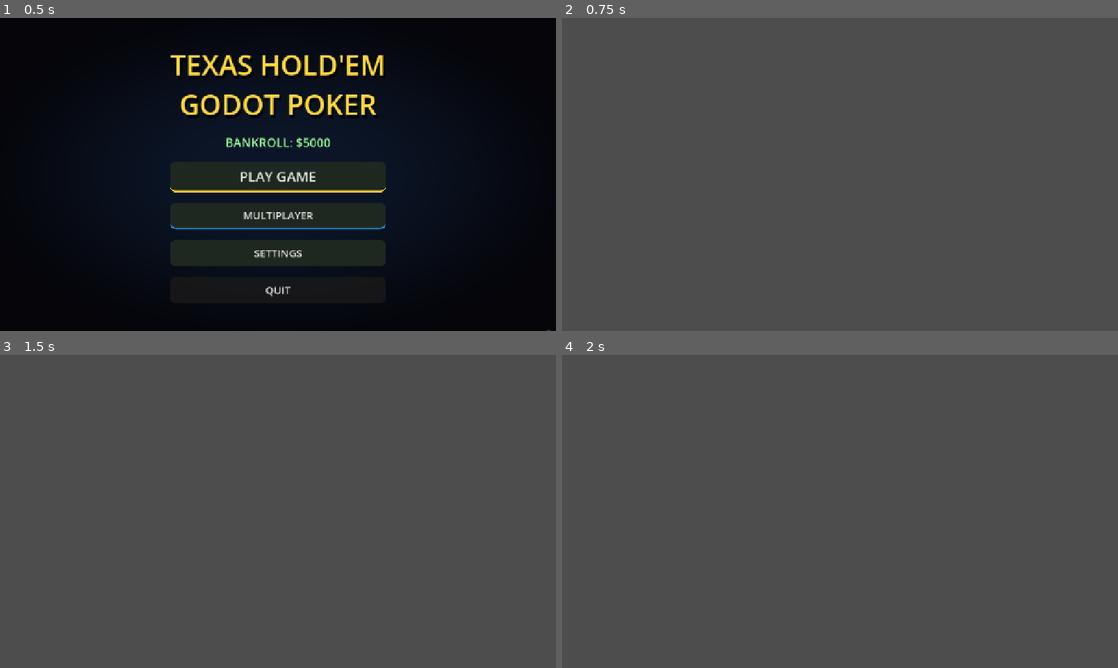
Above: before the commit, frames 1-4 (two rows, left to right).
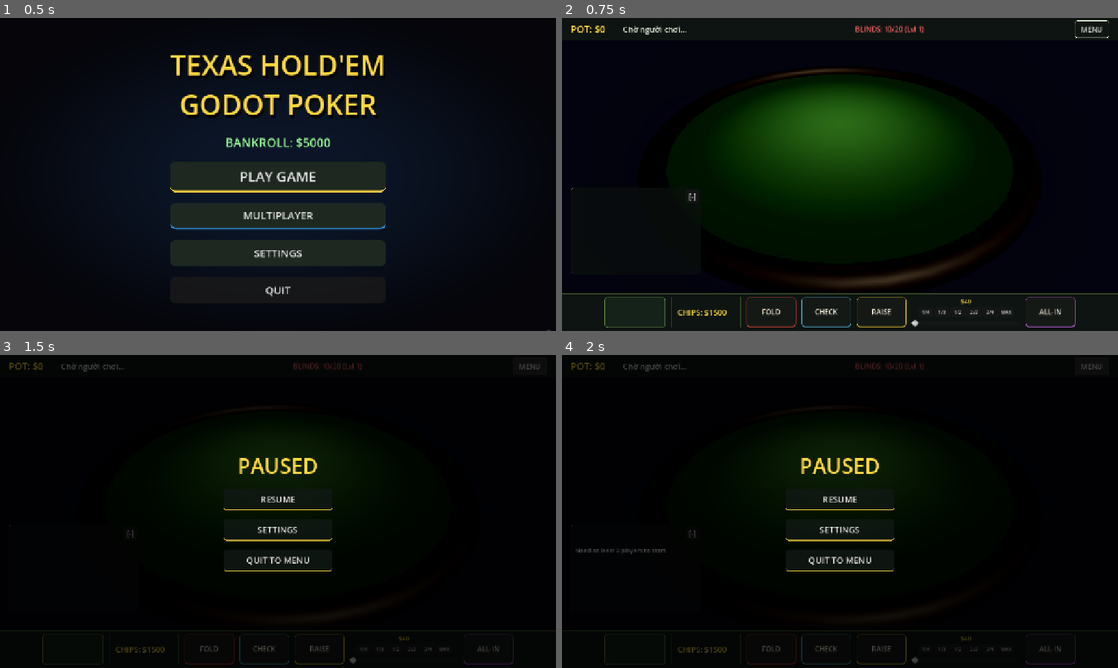
Above: after the commit, the same moments.

Repository: Johnhandsome/poker-godot
Game: Godot game, scene res://scenes/MainMenu.tscn
Same seed, same stepped clock (60 frames per second), same inputs: the game is played once before the commit and once after it.
Inputs (mouse positions are in pixels of both pictures, inside the frame that each line leads up to):
- Up to frame 1 (0.5 s): no input
- Up to frame 2 (0.75 s): click "PLAY GAME" at 0.5 s
- Up to frame 3 (1.5 s): click (528, 367) at 1.25 s, where only the run after the commit has a clickable "MENU"
- Up to frame 4 (2 s): no input

Frame 1 is identical in both runs. In frame 2, 100% of the frame differs, in the area x 0-100%, y 0-100%; in frame 3, 100%; in frame 4, 100%.
Error before the commit: Parse Error: Identifier "human_chips" not declared in the current scope. (res://scripts/visual/table_builder.gd:313)

Commit message:
feat: Update editor configuration and scripts for improved multiplayer functionality and UI enhancements

Diff:
--- a/project.godot
+++ b/project.godot
@@ -25,8 +25,6 @@
 GameManager="*res://scripts/core/game_manager.gd"
 
 [display]
-window/per_pixel_transparency/allowed=false
-window/subwindows/embed_subwindows=true
 
 window/size/viewport_width=1280
 window/size/viewport_height=720
--- a/scripts/core/game_manager.gd
+++ b/scripts/core/game_manager.gd
@@ -310,15 +310,10 @@
 		var dummy = Card.new(Card.Suit.SPADES, Card.Rank.TWO)
 		p.draw_card(dummy)
 
-@rpc("authority", "call_local", "reliable")
+@rpc("authority", "call_remote", "reliable")
 func sync_hole_card(suit: int, rank: int):
-	# Receive private hole card data
+	# Receive private hole card data (only runs on the targeted remote client)
 	var my_id = str(multiplayer.get_unique_id())
-	# If this RPC is for me, update my last card
-	# But wait, the RPC is targeted to peer_id.
-	# So whoever receives this IS the owner.
-
-	# Find my player object
 	var p = _get_player_by_id(my_id)
 	if p and p.hole_cards.size() > 0:
 		var last_card = p.hole_cards.back()
--- a/scripts/main.gd
+++ b/scripts/main.gd
@@ -70,6 +70,8 @@
 
 	# 5. Kết nối signal card_drawn của human player (chờ 1 frame)
 	await get_tree().process_frame
+	if not is_instance_valid(self): return
+
 	if gm:
 		if gm.multiplayer_mode:
 			var my_id = str(multiplayer.get_unique_id())
--- a/scripts/ui/main_menu.gd
+++ b/scripts/ui/main_menu.gd
@@ -584,15 +584,18 @@
 
 	# Store signal callables so we can disconnect them on close
 	var _on_player_connected = func(id, info):
+		if not is_instance_valid(player_list) or not is_instance_valid(status_lbl): return
 		player_list.add_item(str(id) + ": " + info.get("name", "Unknown"))
 		status_lbl.text = "Player Connected: " + str(id)
 
 	var _on_connection_failed = func():
+		if not is_instance_valid(status_lbl) or not is_instance_valid(btn_host): return
 		status_lbl.text = "Connection Failed!"
 		btn_host.disabled = false
 		btn_join.disabled = false
 
 	var _on_server_disconnected = func():
+		if not is_instance_valid(status_lbl) or not is_instance_valid(player_list): return
 		status_lbl.text = "Server Disconnected"
 		player_list.clear()
 		btn_host.disabled = false
@@ -600,6 +603,7 @@
 		btn_start.visible = false
 
 	btn_host.pressed.connect(func():
+		if not is_instance_valid(status_lbl): return
 		status_lbl.text = "Hosting..."
 		nm.host_game(name_edit.text)
 		btn_host.disabled = true
@@ -609,6 +613,7 @@
 	)
 
 	btn_join.pressed.connect(func():
+		if not is_instance_valid(status_lbl): return
 		status_lbl.text = "Connecting..."
 		nm.join_game(ip_edit.text, name_edit.text)
 		btn_host.disabled = true
@@ -620,15 +625,18 @@
 	)
 
 	btn_close.pressed.connect(func():
-		# Disconnect network signals to avoid leaks
+		overlay.queue_free()
+		multiplayer.multiplayer_peer = null # Disconnect
+	)
+
+	# Robust cleanup when the panel is freed for any reason
+	overlay.tree_exiting.connect(func():
 		if nm.player_connected.is_connected(_on_player_connected):
 			nm.player_connected.disconnect(_on_player_connected)
 		if nm.connection_failed.is_connected(_on_connection_failed):
 			nm.connection_failed.disconnect(_on_connection_failed)
 		if nm.server_disconnected.is_connected(_on_server_disconnected):
 			nm.server_disconnected.disconnect(_on_server_disconnected)
-		overlay.queue_free()
-		multiplayer.multiplayer_peer = null # Disconnect
 	)
 
 	# Network signals
--- a/scripts/visual/physical_manager.gd
+++ b/scripts/visual/physical_manager.gd
@@ -61,6 +61,10 @@
 		# Lắng nghe sự kiện Player bốc bài
 		for p in game_manager.players:
 			p.card_drawn.connect(_on_player_drew_card.bind(p))
+
+			# Lắng nghe cập nhật bài (multiplayer: guest nhận bài thật sau dummy)
+			if p.has_signal("card_updated"):
+				p.card_updated.connect(_on_player_card_updated.bind(p))
 
 			# Nếu là AI hoặc Human, lắng nghe hành động quăng chip vật lý
 			if p.has_signal("physical_action_performed"):
@@ -197,6 +201,18 @@
 	return ds
 
 # ---- EVENT HANDLERS ----
+
+func _on_player_card_updated(card: Card, player: Player) -> void:
+	# Multiplayer: guest receives real card data after initial dummy was dealt.
+	# Refresh the 3D physical card texture to show the real card.
+	if not _player_cards.has(player.id):
+		return
+	for p_card in _player_cards[player.id]:
+		if p_card.card_data == card:
+			p_card.set_card_data(card)
+			if p_card.is_face_up:
+				p_card._update_visuals()
+			break
 
 func _on_player_drew_card(card: Card, player: Player) -> void:
 	var p_card = card_scene.instantiate() as PhysicalCard
--- a/scripts/visual/table_builder.gd
+++ b/scripts/visual/table_builder.gd
@@ -301,12 +301,13 @@
 			seat_positions.append(pos)
 
 			# Khởi tạo Player Node
+			var human_chips = 5000
+			var sm = get_node("/root/SaveManager") if has_node("/root/SaveManager") else null
+			if sm:
+				human_chips = sm.get_chips()
+
 			var player_node: Player
 			if i == 0:
-				var human_chips = 5000
-				var sm = get_node("/root/SaveManager") if has_node("/root/SaveManager") else null
-				if sm:
-					human_chips = sm.get_chips()
 				player_node = HumanPlayer.new("You", human_chips)
 				player_node.name = "HumanPlayer"
 			else:
